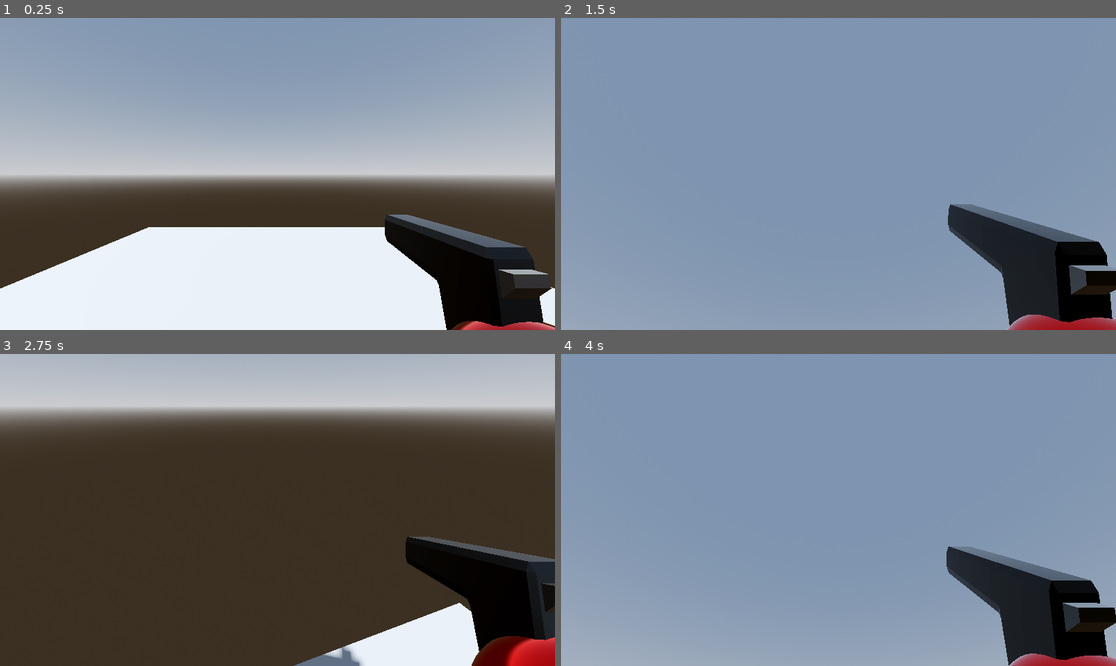
Above: before the commit, frames 1-4 (two rows, left to right).
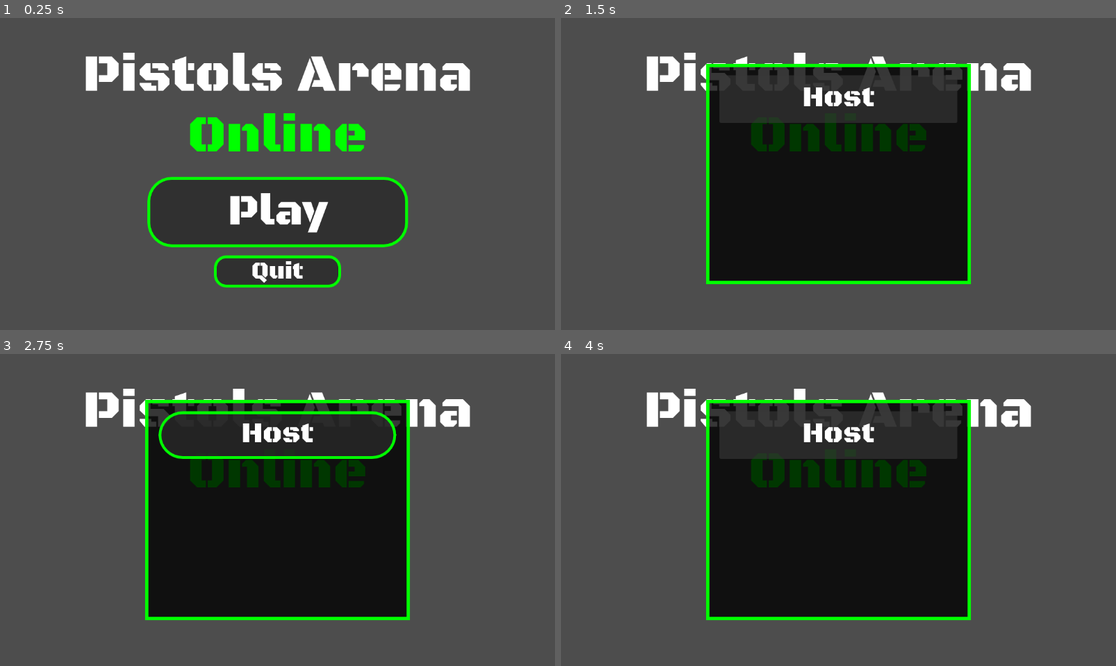
Above: after the commit, the same moments.

Repository: X-3maar/Online_Multiplayer
Game: Godot game, scene res://Scenes/main.tscn
Same seed, same stepped clock (60 frames per second), same inputs: the game is played once before the commit and once after it.
Inputs (mouse positions are in pixels of both pictures, inside the frame that each line leads up to):
- Up to frame 1 (0.25 s): no input
- Up to frame 2 (1.5 s): click (838, 211) at 0.5 s, where only the run after the commit has a clickable "Play"; click (838, 99) at 1.25 s, where only the run after the commit has a clickable "Host"
- Up to frame 3 (2.75 s): move the mouse to (305, 510) at 2.02 s; hold W (move_up) from 2.03 s (still down); click (305, 510) at 2.1 s
- Up to frame 4 (4 s): move the mouse to (810, 510) at 2.77 s; tap Ctrl (ctrl) at 2.85 s; click (810, 510) at 3.05 s; move the mouse to (894, 441) at 3.52 s; release W (move_up) at 3.53 s; hold D (move_right) from 3.53 s (still down); click (894, 441) at 3.6 s

The runs differ from the first frame. In frame 1, 94% of the frame differs, in the area x 0-100%, y 0-100%; in frame 2, 100%; in frame 3, 97%; in frame 4, 100%.

Commit message:
finishing the amin menu

Diff:
--- a/online-multiplayer/Scenes/main.tscn
+++ b/online-multiplayer/Scenes/main.tscn
@@ -1,6 +1,7 @@
 [gd_scene format=3 uid="uid://bg6008n20cjpt"]
 
-[ext_resource type="PackedScene" uid="uid://dak7erwf73sy5" path="res://Scenes/player.tscn" id="1_jjgbg"]
+[ext_resource type="Script" uid="uid://b415mmr82f3u1" path="res://Scripts/menu.gd" id="1_bo1nx"]
+[ext_resource type="FontFile" uid="uid://bd1bts41cb7gs" path="res://Assets/BlackOpsOne-Regular.ttf" id="2_8gbba"]
 
 [sub_resource type="ProceduralSkyMaterial" id="ProceduralSkyMaterial_jjgbg"]
 sky_horizon_color = Color(0.66224277, 0.6717428, 0.6867428, 1)
@@ -15,7 +16,32 @@
 tonemap_mode = 2
 glow_enabled = true
 
+[sub_resource type="StyleBoxFlat" id="StyleBoxFlat_jjvhh"]
+bg_color = Color(0.15686275, 0.15686275, 0.15686275, 0.78431374)
+border_width_left = 6
+border_width_top = 6
+border_width_right = 6
+border_width_bottom = 6
+border_color = Color(0, 1, 0, 1)
+corner_radius_top_left = 50
+corner_radius_top_right = 50
+corner_radius_bottom_right = 50
+corner_radius_bottom_left = 50
+
+[sub_resource type="StyleBoxFlat" id="StyleBoxFlat_kry3j"]
+bg_color = Color(0.15686275, 0.15686275, 0.15686275, 0.78431374)
+border_width_left = 6
+border_width_top = 6
+border_width_right = 6
+border_width_bottom = 6
+border_color = Color(0, 1, 0, 1)
+corner_radius_top_left = 25
+corner_radius_top_right = 25
+corner_radius_bottom_right = 25
+corner_radius_bottom_left = 25
+
 [node name="Main" type="Node3D" unique_id=393381480]
+script = ExtResource("1_bo1nx")
 
 [node name="WorldEnvironment" type="WorldEnvironment" parent="." unique_id=1828420523]
 environment = SubResource("Environment_8gbba")
@@ -29,4 +55,175 @@
 use_collision = true
 size = Vector3(9.476318, 1, 15.941406)
 
-[node name="Player" parent="." unique_id=433868205 instance=ExtResource("1_jjgbg")]
+[node name="CanvasLayer" type="CanvasLayer" parent="." unique_id=1032396229]
+
+[node name="Button" type="Button" parent="CanvasLayer" unique_id=2071163290]
+anchors_preset = 7
+anchor_left = 0.5
+anchor_top = 1.0
+anchor_right = 0.5
+anchor_bottom = 1.0
+offset_left = -270.5
+offset_top = -318.0
+offset_right = 270.5
+offset_bottom = -172.0
+grow_horizontal = 2
+grow_vertical = 0
+theme_override_styles/normal = SubResource("StyleBoxFlat_jjvhh")
+
+[node name="Label" type="Label" parent="CanvasLayer/Button" unique_id=2143869423]
+layout_mode = 1
+anchors_preset = 8
+anchor_left = 0.5
+anchor_top = 0.5
+anchor_right = 0.5
+anchor_bottom = 0.5
+offset_left = -404.0
+offset_top = -40.5
+offset_right = 404.0
+offset_bottom = 40.5
+grow_horizontal = 2
+grow_vertical = 2
+theme_override_fonts/font = ExtResource("2_8gbba")
+theme_override_font_sizes/font_size = 90
+text = "Play"
+horizontal_alignment = 1
+
+[node name="Button2" type="Button" parent="CanvasLayer" unique_id=1293858243]
+anchors_preset = 8
+anchor_left = 0.5
+anchor_top = 0.5
+anchor_right = 0.5
+anchor_bottom = 0.5
+offset_left = -132.0
+offset_top = 169.25
+offset_right = 132.0
+offset_bottom = 236.0
+grow_horizontal = 2
+grow_vertical = 2
+theme_override_styles/normal = SubResource("StyleBoxFlat_kry3j")
+
+[node name="Label" type="Label" parent="CanvasLayer/Button2" unique_id=982013055]
+layout_mode = 1
+anchors_preset = 8
+anchor_left = 0.5
+anchor_top = 0.5
+anchor_right = 0.5
+anchor_bottom = 0.5
+offset_left = -104.0
+offset_top = -31.5
+offset_right = 104.0
+offset_bottom = 49.5
+grow_horizontal = 2
+grow_vertical = 2
+theme_override_fonts/font = ExtResource("2_8gbba")
+theme_override_font_sizes/font_size = 50
+text = "Quit"
+horizontal_alignment = 1
+
+[node name="Label" type="Label" parent="CanvasLayer" unique_id=1506421941]
+anchors_preset = 8
+anchor_left = 0.5
+anchor_top = 0.5
+anchor_right = 0.5
+anchor_bottom = 0.5
+offset_left = -404.0
+offset_top = -274.5
+offset_right = 404.0
+offset_bottom = 4.5
+grow_horizontal = 2
+grow_vertical = 2
+theme_override_fonts/font = ExtResource("2_8gbba")
+theme_override_font_sizes/font_size = 110
+text = "Pistols Arena"
+horizontal_alignment = 1
+
+[node name="Label2" type="Label" parent="CanvasLayer" unique_id=384591805]
+anchors_preset = 8
+anchor_left = 0.5
+anchor_top = 0.5
+anchor_right = 0.5
+anchor_bottom = 0.5
+offset_left = -404.0
+offset_top = -148.0
+offset_right = 404.0
+offset_bottom = -10.0
+grow_horizontal = 2
+grow_vertical = 2
+theme_override_colors/font_color = Color(0, 1, 0, 1)
+theme_override_fonts/font = ExtResource("2_8gbba")
+theme_override_font_sizes/font_size = 110
+text = "Online"
+horizontal_alignment = 1
+
+[node name="ColorRect" type="ColorRect" parent="CanvasLayer" unique_id=1423147995]
+visible = false
+anchors_preset = 8
+anchor_left = 0.5
+anchor_top = 0.5
+anchor_right = 0.5
+anchor_bottom = 0.5
+offset_left = -275.0
+offset_top = -229.0
+offset_right = 275.0
+offset_bottom = 229.0
+grow_horizontal = 2
+grow_vertical = 2
+color = Color(0, 0, 0, 0.78431374)
+
+[node name="Border" type="Node2D" parent="CanvasLayer/ColorRect" unique_id=243098676]
+
+[node name="ColorRect" type="ColorRect" parent="CanvasLayer/ColorRect/Border" unique_id=1422482611]
+offset_right = 550.0
+offset_bottom = 7.0
+color = Color(0, 1, 0, 1)
+
+[node name="ColorRect2" type="ColorRect" parent="CanvasLayer/ColorRect/Border" unique_id=104365628]
+offset_top = 451.0
+offset_right = 550.0
+offset_bottom = 458.0
+color = Color(0, 1, 0, 1)
+
+[node name="ColorRect3" type="ColorRect" parent="CanvasLayer/ColorRect/Border" unique_id=759733609]
+offset_right = 7.0
+offset_bottom = 458.0
+color = Color(0, 1, 0, 1)
+
+[node name="ColorRect4" type="ColorRect" parent="CanvasLayer/ColorRect/Border" unique_id=577722977]
+offset_left = 543.0
+offset_right = 550.0
+offset_bottom = 458.0
+color = Color(0, 1, 0, 1)
+
+[node name="Button" type="Button" parent="CanvasLayer/ColorRect" unique_id=2111071583]
+layout_mode = 1
+anchors_preset = 5
+anchor_left = 0.5
+anchor_right = 0.5
+offset_left = -246.75
+offset_top = 24.0
+offset_right = 246.75
+offset_bottom = 123.0
+grow_horizontal = 2
+theme_override_styles/normal = SubResource("StyleBoxFlat_jjvhh")
+
+[node name="Label" type="Label" parent="CanvasLayer/ColorRect/Button" unique_id=12016789]
+layout_mode = 1
+anchors_preset = 8
+anchor_left = 0.5
+anchor_top = 0.5
+anchor_right = 0.5
+anchor_bottom = 0.5
+offset_left = -404.0
+offset_top = -40.5
+offset_right = 404.0
+offset_bottom = 40.5
+grow_horizontal = 2
+grow_vertical = 2
+theme_override_fonts/font = ExtResource("2_8gbba")
+theme_override_font_sizes/font_size = 60
+text = "Host"
+horizontal_alignment = 1
+
+[connection signal="pressed" from="CanvasLayer/Button" to="." method="_on_button_pressed"]
+[connection signal="pressed" from="CanvasLayer/Button2" to="." method="_on_button_2_pressed"]
--- a/online-multiplayer/Scenes/player.tscn
+++ b/online-multiplayer/Scenes/player.tscn
@@ -1,6 +1,7 @@
 [gd_scene format=4 uid="uid://dak7erwf73sy5"]
 
 [ext_resource type="Script" uid="uid://blx0wdvqr1cre" path="res://Scripts/player.gd" id="1_v0iea"]
+[ext_resource type="Texture2D" uid="uid://bg8cdcr0kmixc" path="res://Assets/star_06.png" id="2_cvnsp"]
 
 [sub_resource type="CapsuleMesh" id="CapsuleMesh_cvnsp"]
 
@@ -112,6 +113,35 @@
 metallic = 0.5
 roughness = 0.0
 
+[sub_resource type="Gradient" id="Gradient_cvnsp"]
+offsets = PackedFloat32Array(0, 0.23626374, 1)
+colors = PackedColorArray(0, 0, 0, 0, 1, 1, 1, 1, 1, 1, 1, 1)
+
+[sub_resource type="GradientTexture1D" id="GradientTexture1D_6t5aa"]
+gradient = SubResource("Gradient_cvnsp")
+
+[sub_resource type="ParticleProcessMaterial" id="ParticleProcessMaterial_v0iea"]
+angle_min = 45.00001
+angle_max = 45.00001
+gravity = Vector3(0, 0, 0)
+color_ramp = SubResource("GradientTexture1D_6t5aa")
+
+[sub_resource type="StandardMaterial3D" id="StandardMaterial3D_8erm5"]
+transparency = 1
+shading_mode = 0
+vertex_color_use_as_albedo = true
+albedo_color = Color(1, 1, 0.49803922, 1)
+albedo_texture = ExtResource("2_cvnsp")
+billboard_mode = 3
+particles_anim_h_frames = 1
+particles_anim_v_frames = 1
+particles_anim_loop = false
+
+[sub_resource type="PlaneMesh" id="PlaneMesh_f1ek2"]
+material = SubResource("StandardMaterial3D_8erm5")
+size = Vector2(0.5, 0.5)
+orientation = 2
+
 [sub_resource type="Animation" id="Animation_v0iea"]
 length = 0.001
 tracks/0/type = "value"
@@ -265,5 +295,15 @@
 surface_material_override/0 = SubResource("StandardMaterial3D_vgqql")
 surface_material_override/1 = SubResource("StandardMaterial3D_x3wgy")
 
+[node name="GPUParticles3D" type="GPUParticles3D" parent="Camera/Hand/Pistol" unique_id=1391395392]
+transform = Transform3D(1, 0, 0, 0, 1, 0, 0, 0, 1, 2.9802322e-08, 0.06118214, -0.25769657)
+emitting = false
+amount = 1
+lifetime = 0.25
+one_shot = true
+local_coords = true
+process_material = SubResource("ParticleProcessMaterial_v0iea")
+draw_pass_1 = SubResource("PlaneMesh_f1ek2")
+
 [node name="AnimationPlayer" type="AnimationPlayer" parent="Camera/Hand" unique_id=1418887393]
 libraries/ = SubResource("AnimationLibrary_6t5aa")
--- /dev/null
+++ b/online-multiplayer/Scripts/menu.gd
@@ -0,0 +1,15 @@
+extends Node3D
+@onready var color_rect: ColorRect = $CanvasLayer/ColorRect
+
+@onready var button_2: Button = $CanvasLayer/Button2
+@onready var button: Button = $CanvasLayer/Button
+
+
+func _on_button_2_pressed() -> void:
+	get_tree().quit()
+
+
+func _on_button_pressed() -> void:
+	button_2.hide()
+	button.hide()
+	color_rect.show()
--- a/online-multiplayer/Scripts/player.gd
+++ b/online-multiplayer/Scripts/player.gd
@@ -2,6 +2,7 @@
 
 @onready var camera: Camera3D = $Camera
 @onready var animation: AnimationPlayer = $Camera/Hand/AnimationPlayer
+@onready var gpu_particles_3d: GPUParticles3D = $Camera/Hand/Pistol/GPUParticles3D
 
 const SPEED = 10
 const JUMP_VELOCITY = 5
@@ -18,6 +19,8 @@
 	if Input.is_action_just_pressed("shoot") and animation.current_animation != "shoot":
 		animation.stop()
 		animation.play("shoot")
+		gpu_particles_3d.restart()
+		gpu_particles_3d.emitting = true
 func _physics_process(delta: float) -> void:
 	if Input.is_action_just_pressed("ctrl") and lock:
 		Input.mouse_mode = Input.MOUSE_MODE_VISIBLE
Binary file added: online-multiplayer/Assets/BlackOpsOne-Regular.ttf
Not shown, added: online-multiplayer/Assets/BlackOpsOne-Regular.ttf.import
Binary file added: online-multiplayer/Assets/star_06.png
Not shown, added: online-multiplayer/Assets/star_06.png.import
Not shown, added: online-multiplayer/Scripts/menu.gd.uid
